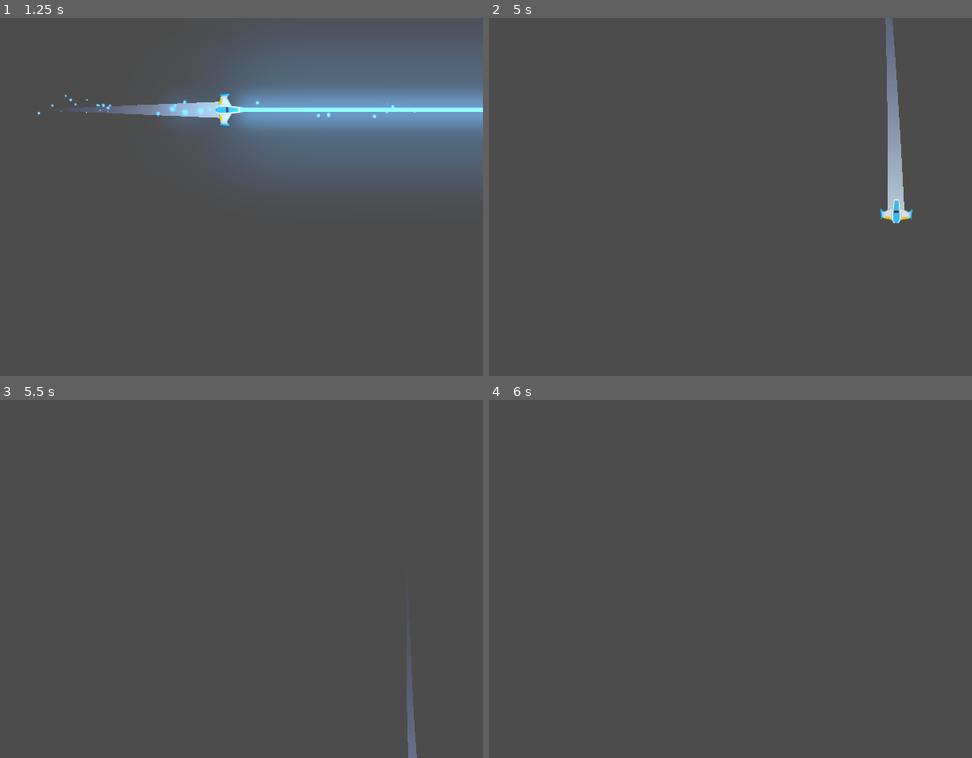
Above: before the commit, frames 1-4 (two rows, left to right).
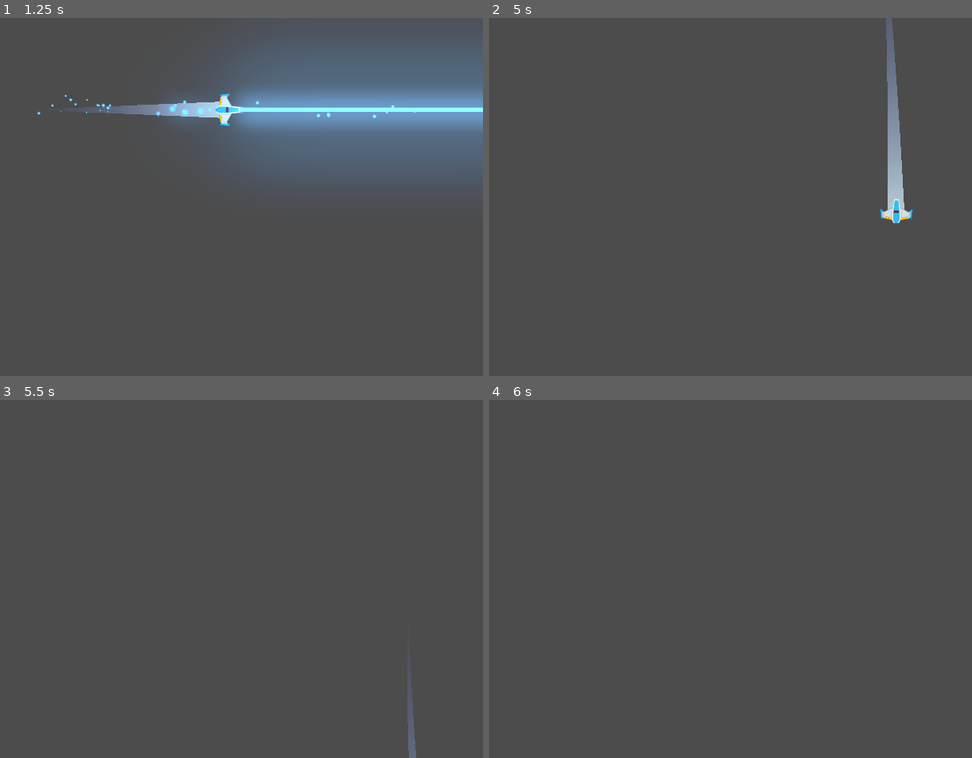
Above: after the commit, the same moments.

Repository: GimenezGeorge/Meteoritos
Game: Godot game, scene res://Juego/Niveles/NivelTest.tscn
Two runs of this game, one before a commit and one after it. Both use one fixed random seed, a clock stepped at 60 frames per second and the inputs below.
Inputs:
- Up to frame 1 (1.25 s): tap Enter at 0.5 s; hold W (m_adelante) from 0.53 s (still down); hold B (disparo_laser) from 0.53 s (still down)
- Up to frame 2 (5 s): release W (m_adelante) at 1.28 s; release B (disparo_laser) at 1.28 s; hold S (m_atras) 1.28-2.03 s; tap Space (disparo_principal) at 1.35, 4.25, 4.35 s; hold A (rotar_antih) 2.03-2.78 s; hold W (m_adelante) 2.03-3.53 s; tap D (rotar_hor) at 2.85 s; hold B (disparo_laser) 3.53-4.28 s; hold S (m_atras) from 3.53 s (still down)
- Up to frame 3 (5.5 s): keep holding S (m_atras); hold A (rotar_antih) from 5.03 s (still down)
- Up to frame 4 (6 s): release S (m_atras) at 5.78 s; release A (rotar_antih) at 5.78 s; hold W (m_adelante) from 5.78 s (still down); tap D (rotar_hor) at 5.85 s

Frame 1 is identical in both runs. In frame 2, less than 0.1% of the frame differs, in the area x 82-86%, y 0-52%; in frame 3, less than 0.1%, in the area x 84-87%, y 66-100%; in frame 4, nothing differs.

Commit message:
Mejora_Estela
Corregimos un poco el trail.

Diff:
--- a/Juego/Niveles/Naves/Estela/Trail2D.gd
+++ b/Juego/Niveles/Naves/Estela/Trail2D.gd
@@ -1,10 +1,6 @@
-# Draws a 2D trail using Godot's `Line2D`.
-#
-# Instantiate `Trail2D` as a child of a moving node to use it. To control the color, width curve,
-# texture, or trail width, use parameters from the `Line2D` class.
 tool
 
-class_name Trail2D
+class_name Estela
 extends Line2D
 
 export var is_emitting := false setget set_emitting
@@ -14,7 +10,7 @@
 # Life of each point in seconds before it is deleted.
 export var lifetime := 0.5
 # Maximum number of points allowed on the curve.
-export var max_points := 100
+export var max_points := 100 setget set_max_points
 
 # Optional path to the target node to follow. If not set, the instance follows its parent.
 export var target_path: NodePath
@@ -108,3 +104,6 @@
 		clear_points()
 		_points_creation_time.clear()
 		_last_point = to_local(target.global_position) + calculate_offset()
+
+func set_max_points(valor: int) -> void:
+	max_points = valor
--- a/Juego/Niveles/Naves/Player.gd
+++ b/Juego/Niveles/Naves/Player.gd
@@ -4,6 +4,7 @@
 ## Atributos Export
 export var potencia_motor:int = 20
 export var potencia_rotacion:int = 280
+export var estela_maxima:int = 150
 
 ## Atributos
 var empuje:Vector2 = Vector2.ZERO
@@ -11,6 +12,7 @@
 
 onready var canion:Canion = $Canion
 onready var laser:RayoLaser = $LaserBeam2D
+onready var estela:Estela = $EstelaPuntoInicio/Trail2D
 
 ## Metodos
 func _unhandled_input(event: InputEvent) -> void:
@@ -19,6 +21,12 @@
 
 	if event.is_action_released("disparo_laser"):
 		laser.set_is_casting(false)
+
+	if event.is_action_pressed("m_adelante"):
+		estela.set_max_points(estela_maxima)
+
+	elif event.is_action_pressed("m_atras"):
+		estela.set_max_points(0)
 
 func _integrate_forces(_state: Physics2DDirectBodyState) -> void:
 	apply_central_impulse(empuje.rotated(rotation))
--- a/project.godot
+++ b/project.godot
@@ -13,6 +13,11 @@
 "class": "Canion",
 "language": "GDScript",
 "path": "res://Juego/Niveles/Proyectiles/Canion.gd"
+}, {
+"base": "Line2D",
+"class": "Estela",
+"language": "GDScript",
+"path": "res://Juego/Niveles/Naves/Estela/Trail2D.gd"
 }, {
 "base": "Node2D",
 "class": "Nivel",
@@ -33,19 +38,14 @@
 "class": "RayoLaser",
 "language": "GDScript",
 "path": "res://Juego/Niveles/Proyectiles/Laser/LaserBeam2D.gd"
-}, {
-"base": "Line2D",
-"class": "Trail2D",
-"language": "GDScript",
-"path": "res://Juego/Niveles/Naves/Estela/Trail2D.gd"
 } ]
 _global_script_class_icons={
 "Canion": "",
+"Estela": "",
 "Nivel": "",
 "Player": "",
 "Proyectil": "",
-"RayoLaser": "",
-"Trail2D": ""
+"RayoLaser": ""
 }
 
 [application]
